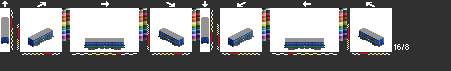
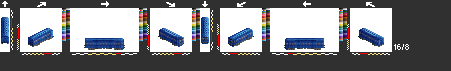
Revision of a layered (451, 71) image; what changed, layer by layer:
showed "mm", painted on it over left=1, top=17, right=384, bottom=50
hid "fmdsb1" over left=1, top=17, right=384, bottom=47
hid "fm", painted on it over left=1, top=17, right=384, bottom=50
